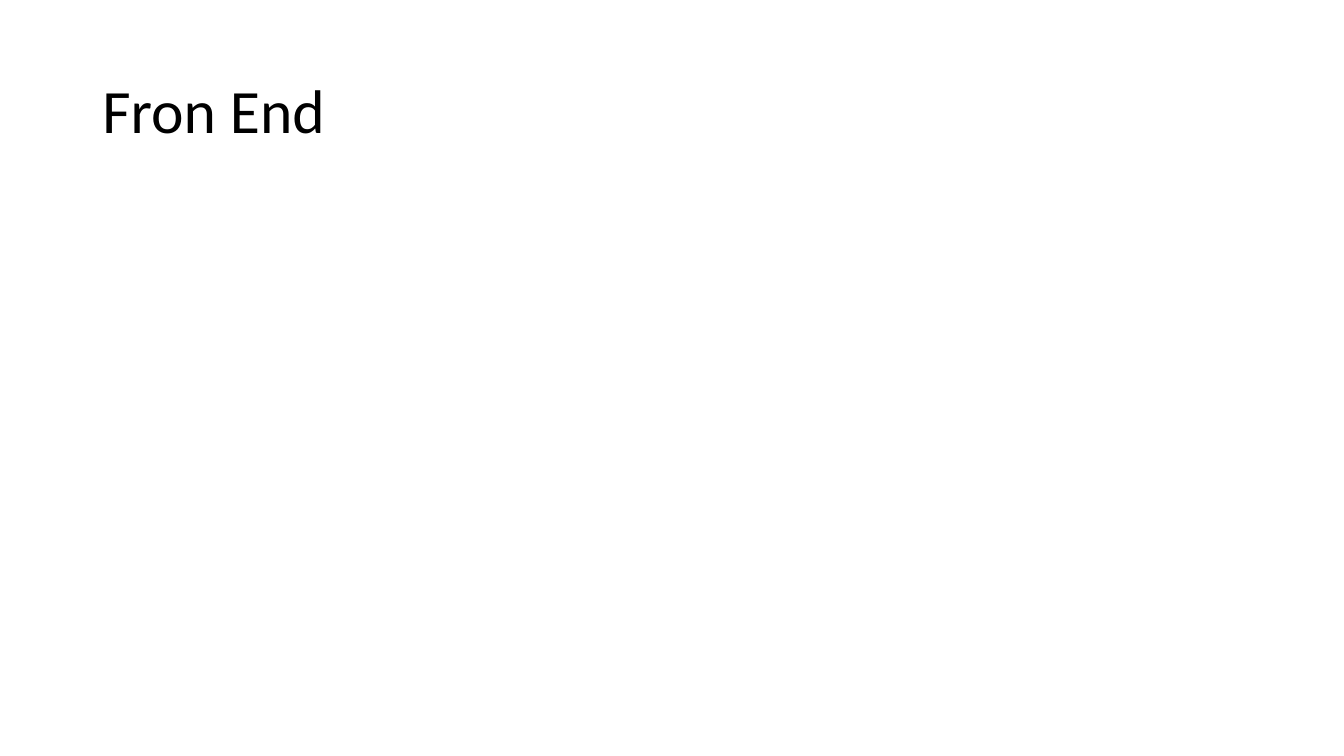
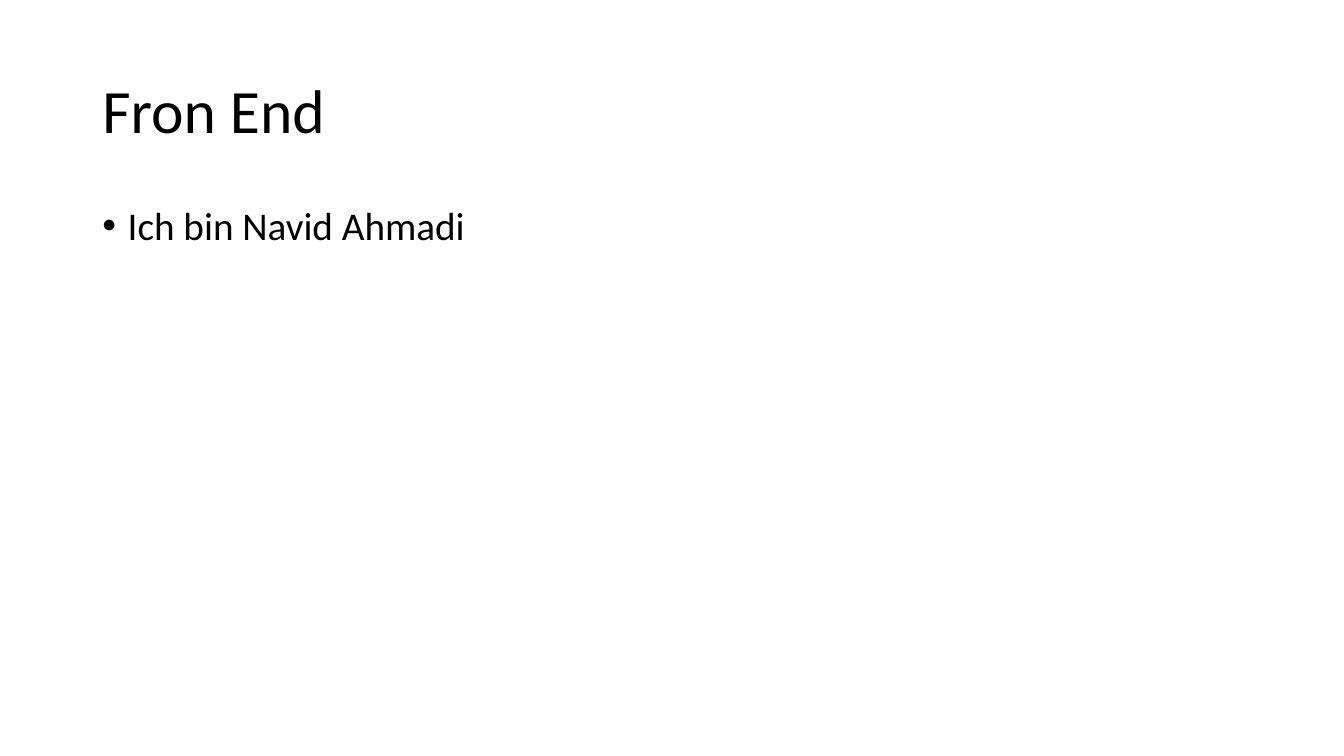
Before and after one commit to secure73/vita_presentation, a slide deck: slide 4 of vita.pptx. Drawn at 1344x756 pixels with LibreOffice and Linux fonts; fonts in the diff are those of the drawing. Boxes give left, top, right and bottom in pixels: in the first picture for what was removed or moved away, otherwise in the second. Text is boxed around its words. In the diff, an @@ line names an element or a change of style, - is before the commit and + after.

Commit message:
Ich habe es geändert

```diff
--- a/vita.pptx
+++ b/vita.pptx
@@ text added at <box>128,212,465,241</box>, 28 pt, text #000000 @@
+• Ich bin Navid Ahmadi
```
